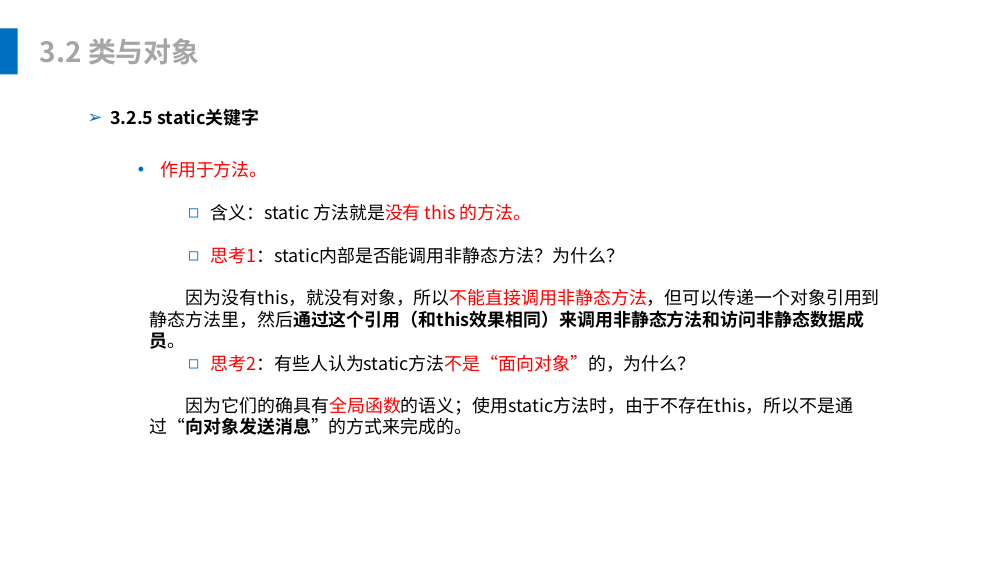
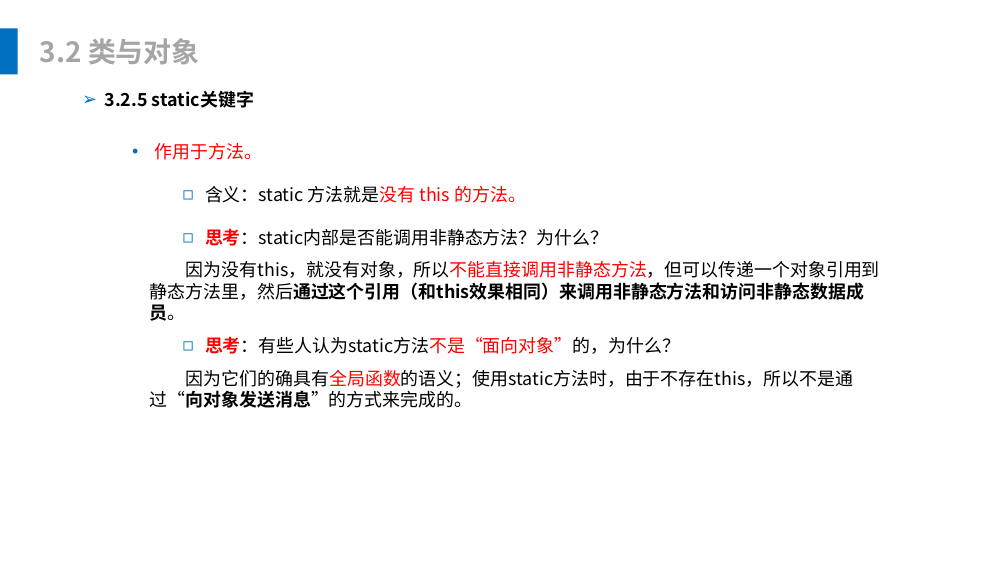
Before and after one commit to leonliu06/JavaTrainning, a slide deck: slide 25 of Java基础培训.pptx (slide 27 before the commit). Drawn at 1008x567 pixels with LibreOffice and Linux fonts; fonts in the diff are those of the drawing. Boxes give left, top, right and bottom in pixels: in the first picture for what was removed or moved away, otherwise in the second. Text is boxed around its words. In the diff, an @@ line names an element or a change of style, - is before the commit and + after.

```diff
--- a/Java基础培训.pptx
+++ b/Java基础培训.pptx
@@ text "3.2.5 static关键字": place and size @@
-text "3.2.5 static关键字" at [110, 109, 259, 126]
+text "3.2.5 static关键字" at [105, 91, 254, 108]
@@ text "作用于方法。": place and size @@
-text "作用于方法。" at [160, 161, 696, 372]
+text "作用于方法。" at [155, 143, 680, 354]
@@ text at [205, 228, 680, 354]: text changed @@
-    ◻ 思考1：static内部是否能调用非静态方法？为什么？
-    ◻ 思考2：有些人认为static方法不是“面向对象”的，为什么？
+    ◻ 思考：static内部是否能调用非静态方法？为什么？
+    ◻ 思考：有些人认为static方法不是“面向对象”的，为什么？
@@ text "因为没有this，就没有对象，所以不能直接调用非静态方法，但可以传递一个对象引用到静态方法里，然后通过这个引用（和thi ...": place and size @@
-text "因为没有this，就没有对象，所以不能直接调用非静态方法，但可以传递一个对象引用到静态方法里，然后通过这个引用（和thi ..." at [150, 289, 880, 349]
+text "因为没有this，就没有对象，所以不能直接调用非静态方法，但可以传递一个对象引用到静态方法里，然后通过这个引用（和thi ..." at [150, 261, 880, 321]
@@ text "因为它们的确具有全局函数的语义；使用static方法时，由于不存在this，所以不是通过“向对象发送消息”的方式来完成的 ...": place and size @@
-text "因为它们的确具有全局函数的语义；使用static方法时，由于不存在this，所以不是通过“向对象发送消息”的方式来完成的 ..." at [150, 397, 853, 435]
+text "因为它们的确具有全局函数的语义；使用static方法时，由于不存在this，所以不是通过“向对象发送消息”的方式来完成的 ..." at [150, 370, 853, 408]
```
Also in this commit, not shown: 54 other slides changed, 28 slides removed, 30 other files.
